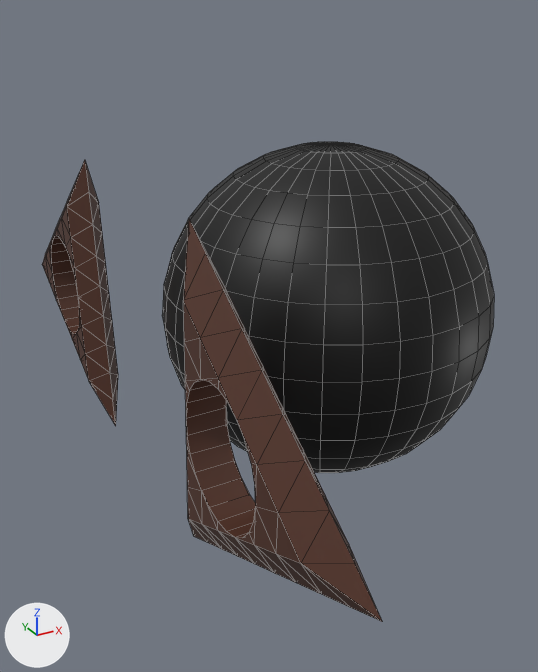
A saved change to the Blender file Assets/Prefabs/Enemy/Drone/Drone1/Model/Drone1.blend.
Before and after are seen from a camera (50 mm lens) standing at (-2.38, -3.6, 1.7) and looking at (-0.37, 0.06, -0.13). The axes (+X, +Y, +Z) are drawn at lower left. The lights are the same throughout. Mesh edges are drawn as thin lines.

Names of what the first picture shows: '球', '羽A', '羽B'.
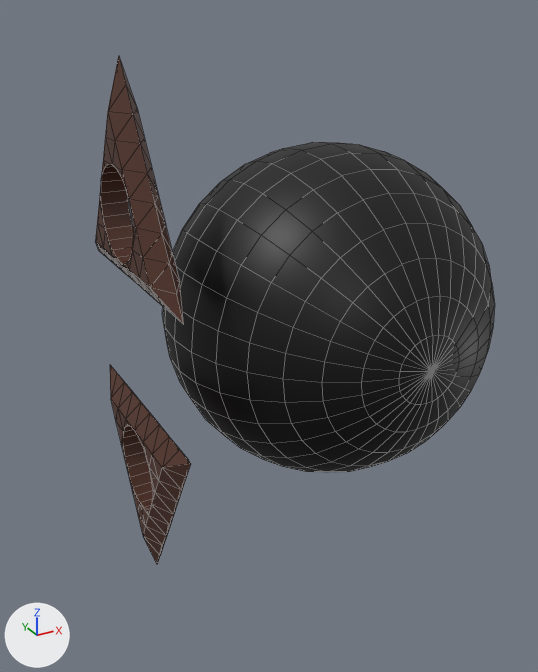
Commit message: Setup Drone1 model

ob_羽a_root is not drawn itself; it is the parent of ob_羽a.
ob_root is not drawn itself; it is the parent of ob_球, ob_プロペラ.
ob_羽b_root is not drawn itself; it is the parent of ob_羽b.

Boxes [x1, y1, x2, y2] around the edits, measured in the pictures (538 x 672 px):
'球', turned
    before: [162, 142, 494, 473]
    after: [162, 142, 495, 472]
'羽B', turned, moved, rescaled
    before: [183, 219, 382, 622]
    after: [110, 365, 191, 564]
'羽A', rescaled, turned, moved
    before: [42, 160, 118, 426]
    after: [95, 55, 184, 324]

The change, as a diff of the scene's bpy script:
```diff
--- a/Assets/Prefabs/Enemy/Drone/Drone1/Model/Drone1.blend.py
+++ b/Assets/Prefabs/Enemy/Drone/Drone1/Model/Drone1.blend.py
@@ ob_羽a @@
 ob_羽a.location = (0.0, 0.0, 0.0)
-ob_羽a.rotation_euler = (0.0, 0.0, 0.0698)  # degrees (0, 0, 4)
+ob_羽a.scale = (0.75, 0.75, 0.75)
@@ ob_羽a_root @@
 ob_羽a_root.parent = ob_羽_root
-ob_羽a_root.location = (0.0, 1.2, 1.2)
+ob_羽a_root.location = (0.0, 0.75, 1.2)
@@ ob_root @@
 ob_root.location = (0.0, 0.0, 0.0)
+ob_root.rotation_euler = (1.571, 0.0, 0.0)  # degrees (90, 0, 0)
@@ ob_羽b_root @@
 ob_羽b_root.parent = ob_羽_root
-ob_羽b_root.location = (0.0, -1.2, 1.2)
+ob_羽b_root.location = (0.0, -0.75, 1.2)
@@ ob_羽b @@
 ob_羽b.location = (0.0, 0.0, 0.0)
-ob_羽b.rotation_euler = (0.0, 0.0, 0.977)  # degrees (0, 0, 56)
+ob_羽b.rotation_euler = (0.0, 0.0, 3.142)  # degrees (0, 0, 180)
+ob_羽b.scale = (0.75, 0.75, 0.75)
```
